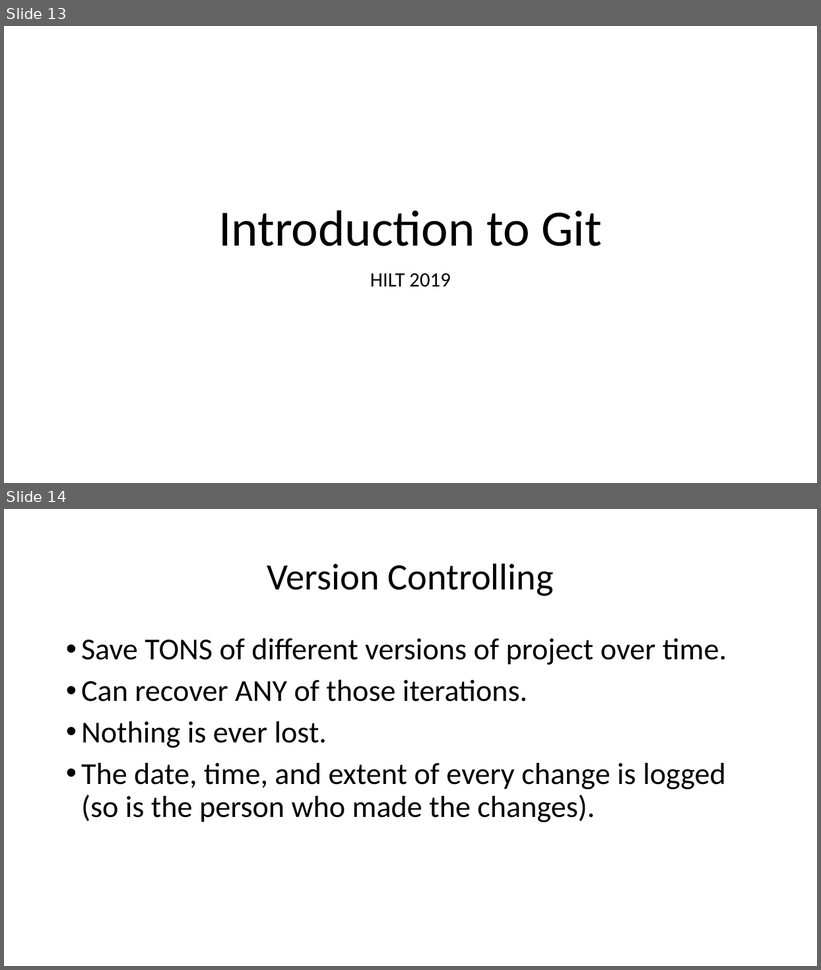
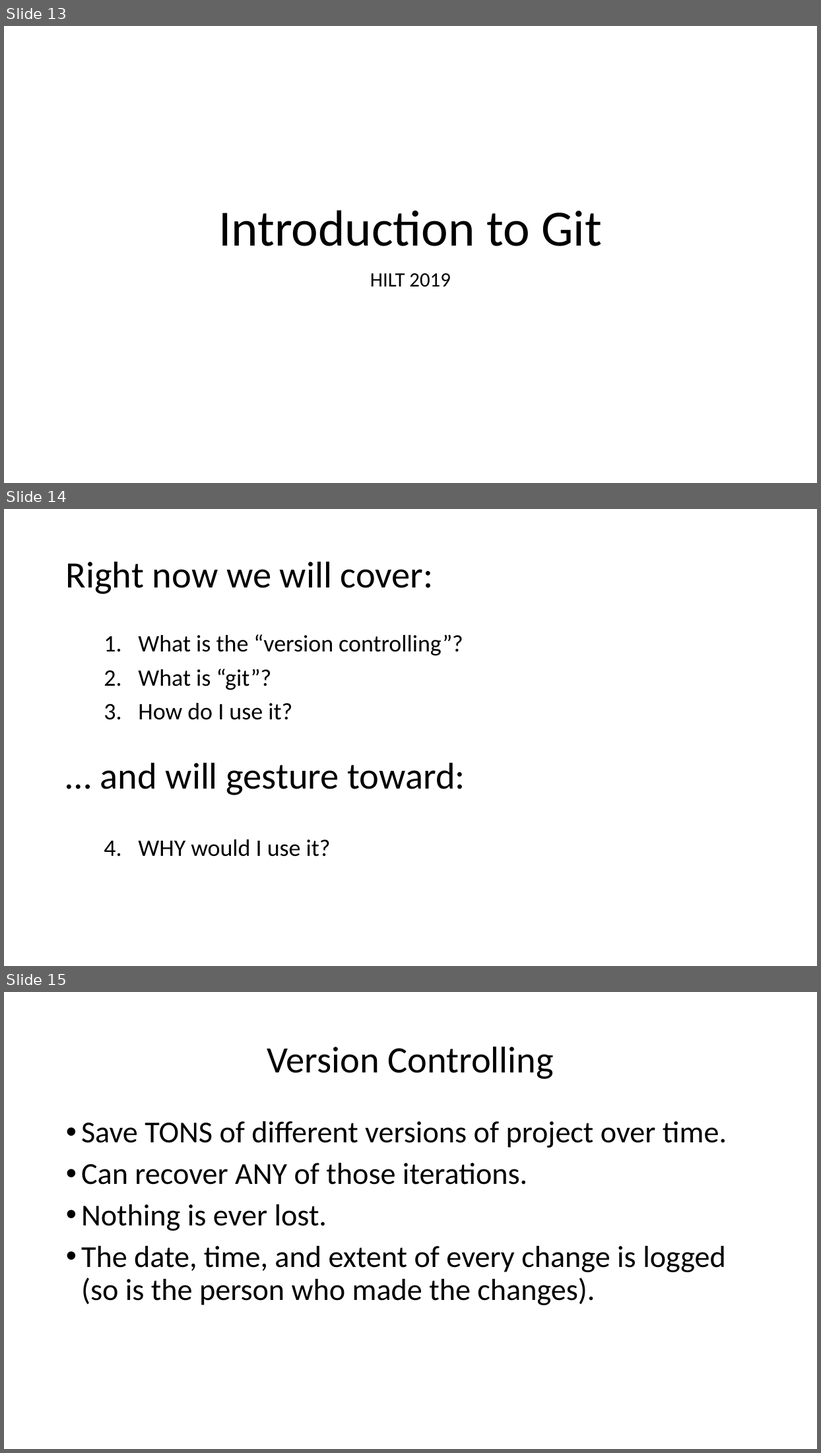
Before and after one commit to humanitiesprogramming/slides, a slide deck: 2019/misc/CLI Git.pptx. Shown one above the other, each under a label of ours: slides 13 and 14 before the commit, slides 13, 14 and 15 after it. The pictures are 821x970 and 821x1453 pixels, drawn with LibreOffice and Linux fonts; fonts in the diff are those of the drawing. Boxes give left, top, right and bottom in pixels: in the first picture for what was removed or moved away, otherwise in the second. Text is boxed around its words. In the diff, an @@ line names an element or a change of style, - is before the commit and + after.

```diff
--- a/2019/misc/CLI Git.pptx
+++ b/2019/misc/CLI Git.pptx
@@ slide 14 added at (x1=4, y1=509, x2=817, y2=966), background #FFFFFF @@
@@ title added at (x1=66, y1=561, x2=465, y2=795), 44 pt, text #000000 @@
+Right now we will cover:
+… and will gesture toward:
@@ text added at (x1=138, y1=634, x2=463, y2=857), 28 pt, text #000000 @@
+1. What is the “version controlling”?
+2. What is “git”?
+3. How do I use it?
+4. WHY would I use it?
@@ what was slide 14 is now slide 15 @@
```
Also in this commit, not shown: 2 slides changed.
